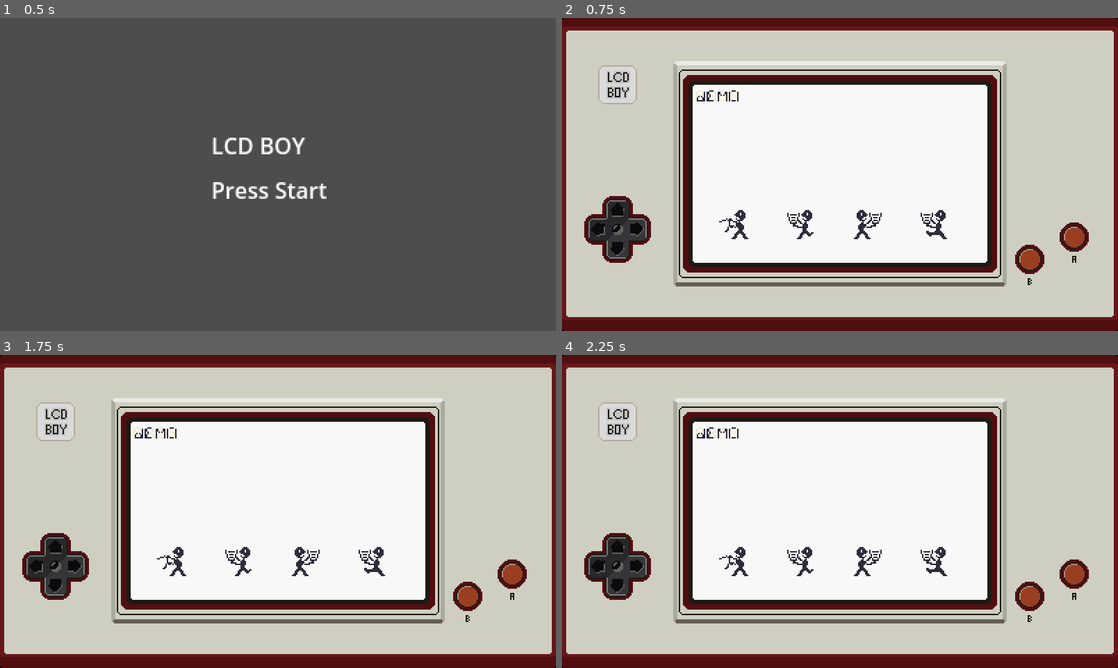
Above: before the commit, frames 1-4 (two rows, left to right).
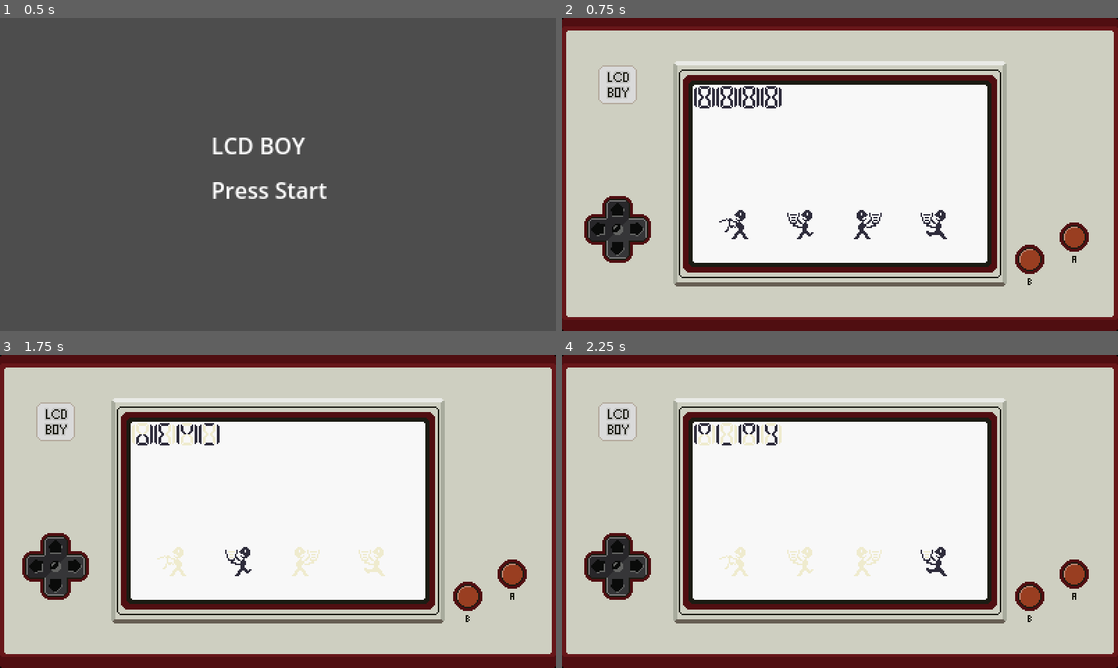
Above: after the commit, the same moments.

Repository: zapturk/PCGJ2025
Game: Godot game, scene res://Scenes/title.tscn
Same seed, same stepped clock (60 frames per second), same inputs: the game is played once before the commit and once after it.
Inputs (mouse positions are in pixels of both pictures, inside the frame that each line leads up to):
- Up to frame 1 (0.5 s): no input
- Up to frame 2 (0.75 s): tap Enter (ui_accept) at 0.5 s; move the mouse to (962, 158) at 0.52 s; hold Right (ui_right) from 0.53 s (still down); hold Enter (ui_accept) from 0.53 s (still down); click (962, 158) at 0.67 s
- Up to frame 3 (1.75 s): release Right (ui_right) at 1.25 s; release Enter (ui_accept) at 1.25 s; tap R (restart, bound only after the commit) at 1.25 s; drag from (166, 527) to (250, 574) at 1.27 s
- Up to frame 4 (2.25 s): tap Enter (ui_accept) at 2 s; move the mouse to (895, 442) at 2.02 s; hold Right (ui_right) from 2.03 s (still down); hold Enter (ui_accept) from 2.03 s (still down); tap U at 2.1 s

Frame 1 is identical in both runs. In frame 2, 0.6% of the frame differs, in the area x 23-40%, y 21-29%; in frame 3, 1.1%, in the area x 23-70%, y 21-71%; in frame 4, 1.1%.

Commit message:
Working player

Diff:
--- a/lcdboy/Scenes/debug.tscn
+++ b/lcdboy/Scenes/debug.tscn
@@ -1,10 +1,11 @@
-[gd_scene load_steps=32 format=3 uid="uid://di1764mxkhlti"]
+[gd_scene load_steps=33 format=3 uid="uid://di1764mxkhlti"]
 
 [ext_resource type="Texture2D" uid="uid://dhg6e85wb1g04" path="res://Images/LCDBoy.png" id="1_5k3ys"]
 [ext_resource type="Script" uid="uid://b5oj5gipctqvw" path="res://Scripts/debug.gd" id="1_6fqrn"]
 [ext_resource type="Script" uid="uid://dqrnusd83ehkj" path="res://Scripts/player.gd" id="2_5k3ys"]
 [ext_resource type="Texture2D" uid="uid://ccexrvxh0gob3" path="res://Images/WaterPlayer.png" id="2_axs6p"]
 [ext_resource type="Texture2D" uid="uid://3lj0676bf8n5" path="res://Images/DemoPlay.png" id="3_h47sb"]
+[ext_resource type="Script" uid="uid://bmfw21v4qytvb" path="res://Scripts/demo_play.gd" id="4_quvyc"]
 
 [sub_resource type="AtlasTexture" id="AtlasTexture_ttyd0"]
 atlas = ExtResource("3_h47sb")
@@ -282,10 +283,10 @@
 metadata/_edit_lock_ = true
 
 [node name="DemoPlay" type="AnimatedSprite2D" parent="."]
-position = Vector2(112, 56)
-scale = Vector2(0.5, 0.5)
+position = Vector2(127, 57)
 sprite_frames = SubResource("SpriteFrames_et0t3")
-animation = &"demo"
+animation = &"play"
+script = ExtResource("4_quvyc")
 
 [node name="WaterPlayer" type="Node2D" parent="."]
 script = ExtResource("2_5k3ys")
@@ -310,9 +311,6 @@
 sprite_frames = SubResource("SpriteFrames_7mwhx")
 animation = &"3"
 
-[node name="Timer" type="Timer" parent="WaterPlayer"]
-wait_time = 0.5
-
 [node name="Timer" type="Timer" parent="."]
 
 [connection signal="timeout" from="Timer" to="." method="_on_timer_timeout"]
--- a/lcdboy/Scripts/debug.gd
+++ b/lcdboy/Scripts/debug.gd
@@ -1,24 +1,47 @@
 extends Node2D
 
 enum state {
-	start,
+	restart,
 	demo,
-	inGame
+	play,
+	pause
 }
 
-@onready var currentState := state.start
+@onready var currentState := state.restart
 @onready var player := $WaterPlayer
+@onready var demoPlay := $DemoPlay
 
 # Called when the node enters the scene tree for the first time.
 func _ready() -> void:
-	player.allOn()
+	allOn()
 	$Timer.start()
 
 # Called every frame. 'delta' is the elapsed time since the previous frame.
-func _process(delta: float) -> void:
-	pass
+func _process(_delta: float) -> void:
+	if currentState == state.demo && Input.is_action_just_pressed("ui_accept"):
+		startPlay()
+
+	if currentState == state.play && Input.is_action_just_pressed("restart"):
+		allOn()
+		currentState = state.restart
+		$Timer.start()
 
 
 func _on_timer_timeout() -> void:
-	if currentState == state.start:
-		player.startDemo()
+	if currentState == state.restart:
+		allDemo()
+
+
+func allOn() -> void:
+	player.allOn()
+	demoPlay.allOn()
+
+func allDemo() -> void:
+	player.startDemo()
+	demoPlay.startDemo()
+	currentState = state.demo
+
+func startPlay() -> void:
+	player.startPlay()
+	demoPlay.startPlay()
+	currentState = state.play
--- /dev/null
+++ b/lcdboy/Scripts/demo_play.gd
@@ -0,0 +1,14 @@
+extends AnimatedSprite2D
+
+
+func allOn() -> void:
+	play("on")
+
+func allOff() -> void:
+	play("off")
+
+func startDemo() -> void:
+	play("demo")
+
+func  startPlay() -> void:
+	play("play")
--- a/lcdboy/Scripts/player.gd
+++ b/lcdboy/Scripts/player.gd
@@ -1,9 +1,10 @@
 extends Node2D
 
 enum gameStates {
-	start,
+	restart,
+	pause,
 	demo,
-	inGame
+	play
 }
 
 enum playerStates {
@@ -17,56 +18,110 @@
 @onready var left := $Left
 @onready var middle := $Middle
 @onready var right := $Right
-@onready var timer := $Timer
 
 @onready var playerState := playerStates.middle
-@onready var gameState := gameStates.start
+@onready var gameState := gameStates.restart
+@onready var bucketFillLevel := 0
+@onready var demoBuffer := 1.0
+@onready var buffer := 0.0
 
 
 func _ready() -> void:
 	allOn()
 
 func _process(delta: float) -> void:
-	if gameState == gameStates.demo:
-		playCurrentPlayer()
+	buffer += delta
+	if gameState == gameStates.demo && buffer >= demoBuffer:
+		if randi_range(0, 1) == 0:
+			moveLeft()
+		else:
+			moveRight()
+		buffer = 0.0
+	elif gameState == gameStates.play:
+		if Input.is_action_just_pressed("ui_right"):
+			moveRight()
+		elif Input.is_action_just_pressed("ui_left"):
+			moveLeft()
 
-
-func gameStart() -> void:
-	allOff()
-	timer.start()
-	await $Timer.timeout
-	gameState = gameStates.start
+func startPlay() -> void:
+	gameState = gameStates.play
+	playerState = playerStates.middle
+	bucketFillLevel = 0
+	playCurrentPlayer()
 
 func allOn() -> void:
 	dump.play("on")
 	left.play("3")
 	middle.play("3")
-	middle.play("3")
+	right.play("3")
+	gameState = gameStates.restart
 
 func allOff() -> void:
 	dump.play("off")
 	left.play("off")
 	middle.play("off")
-	middle.play("off")
+	right.play("off")
 
 func startDemo() -> void:
-	timer.start()
-	await $Timer.timeout
 	gameState = gameStates.demo
+	playCurrentPlayer()
 
 func playDump() -> void:
 	dump.play("on")
 	left.play("off")
 	middle.play("off")
-	middle.play("off")
+	right.play("off")
+	bucketFillLevel = 0
 
 func playLeft() -> void:
-	dump.play("on")
+	dump.play("off")
+	left.play(str(bucketFillLevel))
+	middle.play("off")
+	right.play("off")
+
+func playMiddle() -> void:
+	dump.play("off")
+	left.play("off")
+	middle.play(str(bucketFillLevel))
+	right.play("off")
+
+func playRight() -> void:
+	dump.play("off")
 	left.play("off")
 	middle.play("off")
-	middle.play("off")
+	right.play(str(bucketFillLevel))
 
 func playCurrentPlayer() -> void:
 	match playerState:
 		playerStates.dump:
 			playDump()
+		playerStates.left:
+			playLeft()
+		playerStates.middle:
+			playMiddle()
+		playerStates.right:
+			playRight()
+
+
+
+func moveLeft() -> void:
+	match playerState:
+		playerStates.left:
+			playerState = playerStates.dump
+		playerStates.middle:
+			playerState = playerStates.left
+		playerStates.right:
+			playerState = playerStates.middle
+
+	playCurrentPlayer()
+
+func moveRight() -> void:
+	match playerState:
+		playerStates.dump:
+			playerState = playerStates.left
+		playerStates.left:
+			playerState = playerStates.middle
+		playerStates.middle:
+			playerState = playerStates.right
+
+	playCurrentPlayer()
--- a/lcdboy/project.godot
+++ b/lcdboy/project.godot
@@ -27,6 +27,14 @@
 
 enabled=PackedStringArray("res://addons/script-ide/plugin.cfg")
 
+[input]
+
+restart={
+"deadzone": 0.2,
+"events": [Object(InputEventKey,"resource_local_to_scene":false,"resource_name":"","device":-1,"window_id":0,"alt_pressed":false,"shift_pressed":false,"ctrl_pressed":false,"meta_pressed":false,"pressed":false,"keycode":0,"physical_keycode":82,"key_label":0,"unicode":114,"location":0,"echo":false,"script":null)
+]
+}
+
 [rendering]
 
 textures/canvas_textures/default_texture_filter=0
Not shown, added: lcdboy/Scripts/demo_play.gd.uid
